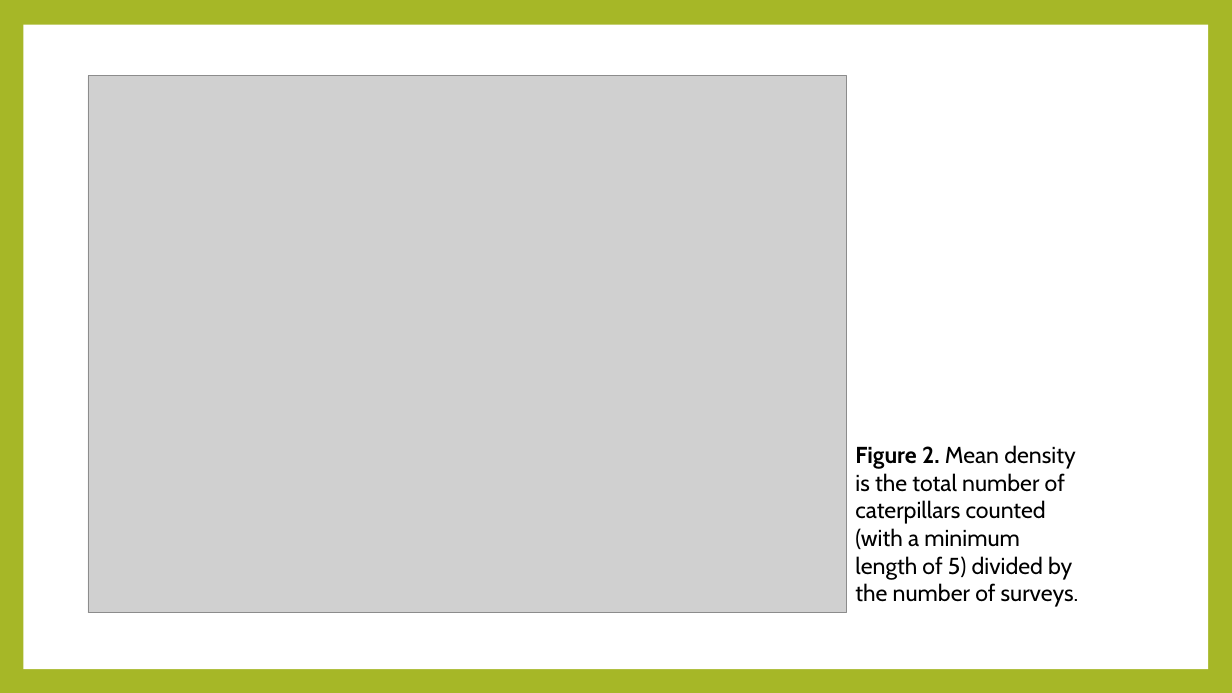
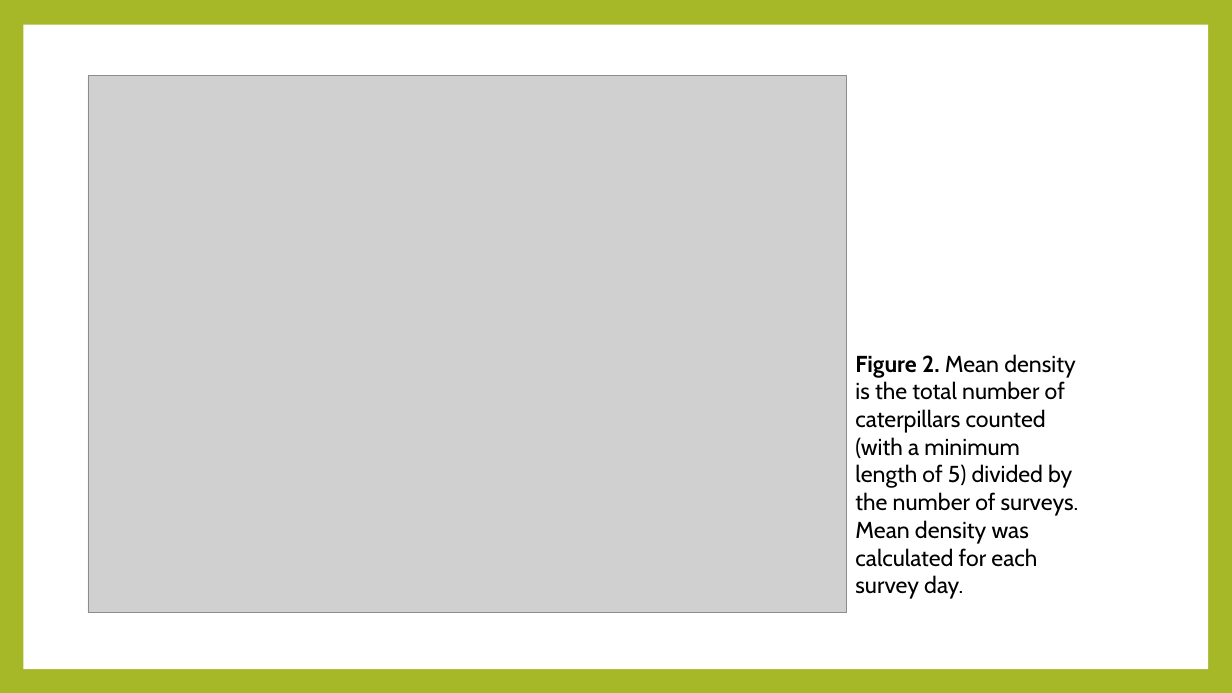
Before and after one commit to hurlbertlab/caterpillars-count-analysis, a slide deck: slide 3 of Caterpillars-Count.pptx. Drawn at 1232x693 pixels with LibreOffice and Linux fonts; fonts in the diff are those of the drawing; grey boxes stand for pictures. Boxes give left, top, right and bottom in pixels: in the first picture for what was removed or moved away, otherwise in the second. Text is boxed around its words. In the diff, an @@ line names an element or a change of style, - is before the commit and + after.

```diff
--- a/Caterpillars-Count.pptx
+++ b/Caterpillars-Count.pptx
@@ text at [855,354,1079,599]: text changed @@
-Figure 2. Mean density is the total number of caterpillars counted (with a minimum length of 5) divided by the number of surveys.
+Figure 2. Mean density is the total number of caterpillars counted (with a minimum length of 5) divided by the number of surveys. Mean density was calculated for each survey day.
```
Also in this commit, not shown: 4 other slides changed, 5 slides added, 2 slides removed.
